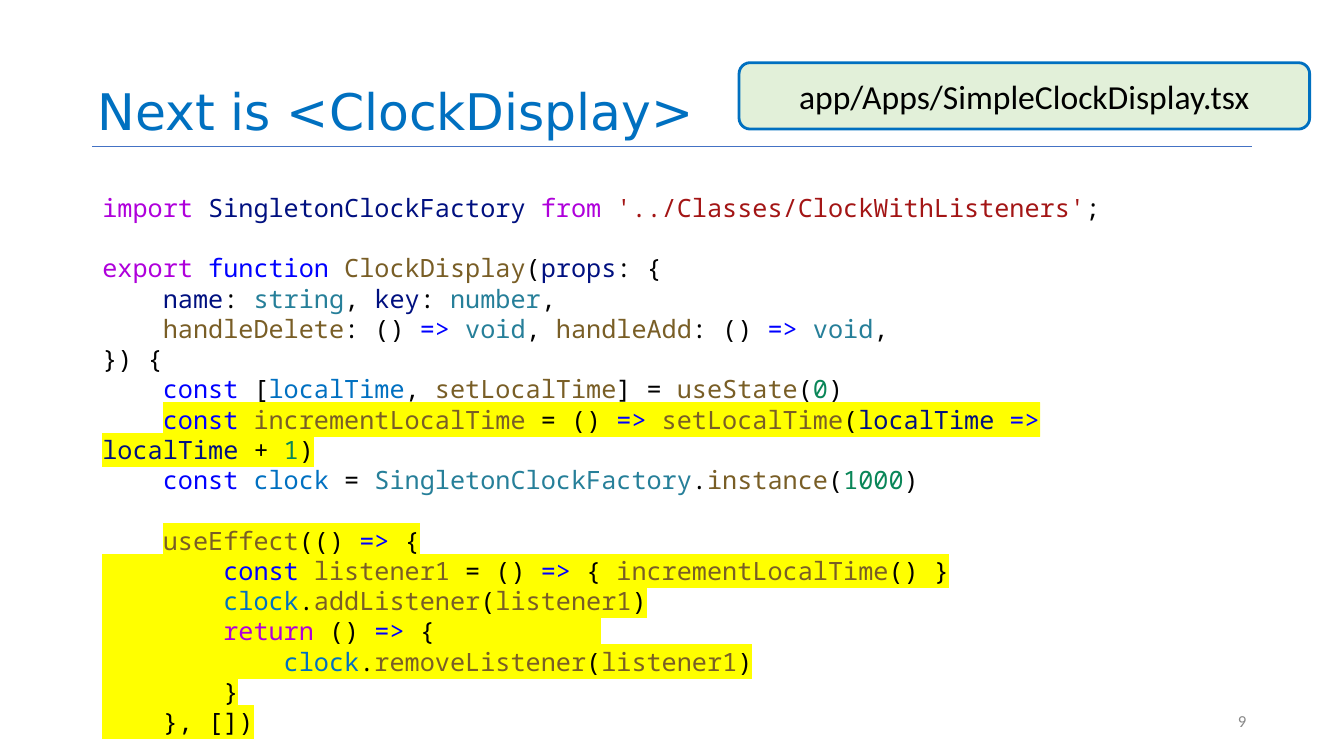
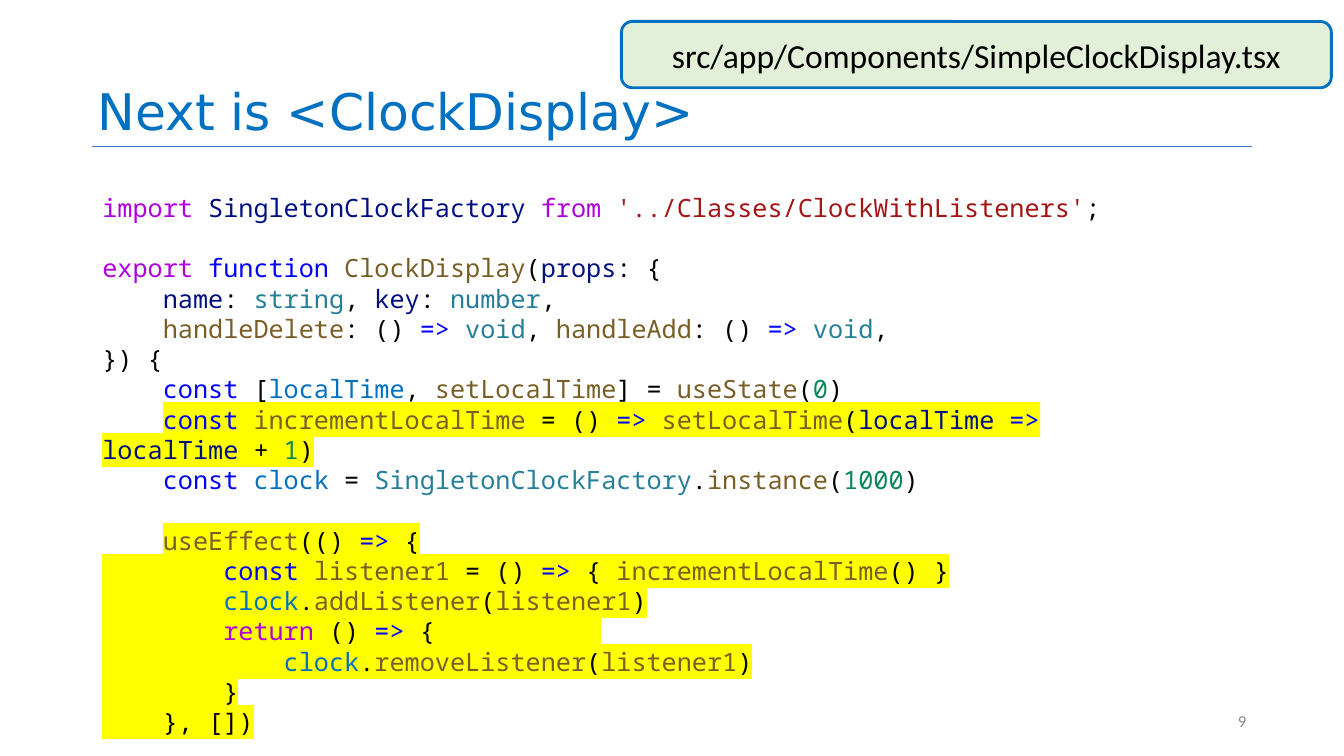
Before and after one commit to neu-se/CS4530-Spring-2024, a slide deck: slide 9 of Slides/Module 09 React Hooks.pptx. Drawn at 1344x756 pixels with LibreOffice and Linux fonts; fonts in the diff are those of the drawing. Boxes give left, top, right and bottom in pixels: in the first picture for what was removed or moved away, otherwise in the second. Text is boxed around its words. In the diff, an @@ line names an element or a change of style, - is before the commit and + after.

```diff
--- a/Slides/Module 09 React Hooks.pptx
+++ b/Slides/Module 09 React Hooks.pptx
@@ rounded rectangle "src/app/Components/SimpleClockDisplay.tsx" resized from (x1=739, y1=63, x2=1310, y2=129) to (x1=621, y1=21, x2=1331, y2=88) @@
@@ text in rounded rectangle at (x1=672, y1=44, x2=1281, y2=74): text changed @@
-app/Apps/SimpleClockDisplay.tsx
+src/app/Components/SimpleClockDisplay.tsx
```
Also in this commit, not shown: 11 other slides changed, 4 other files.
